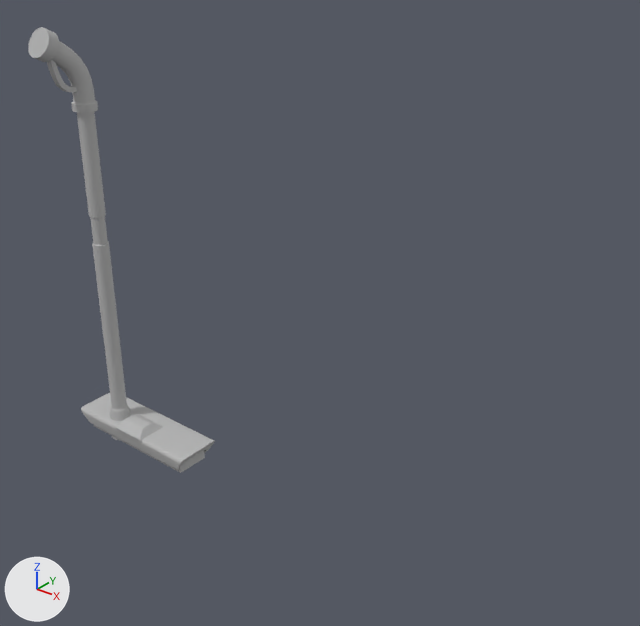
Before and after pictures for a commit that changed the FBX model Assets/Models/Hoovers/sauger_fjutre3000_v10_nozzle.fbx.
Before and after are seen from a 50 mm lens placed at (2.641, -1.386, 1.451), pointed at (1.238, 0.367, 0.363). The axes (+X, +Y, +Z) are drawn at lower left. The lights are the same throughout. Where no turn or scale is listed for an object, it has been applied to the vertices.

The first picture shows 'handle', 'nozzle'.
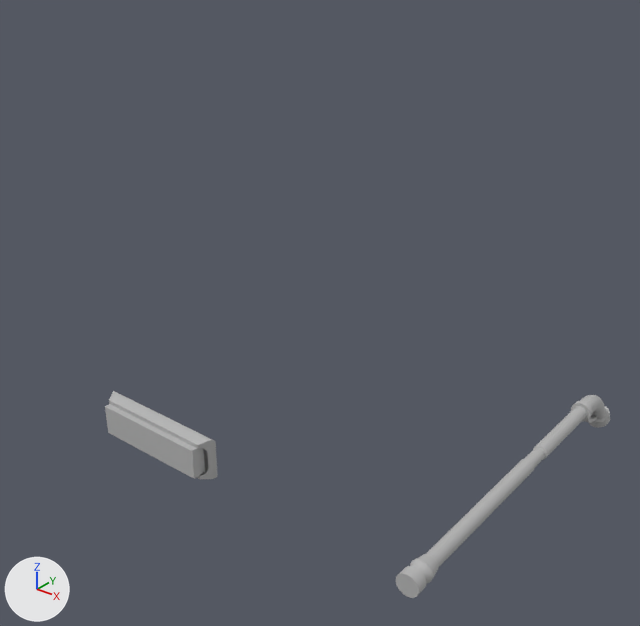
What changed in the scene script:
```text
Change me_cylinder_002:
    where me_cylinder_002.from_pydata(...)  # 457 vertices, 441 faces; spans x -0.036..0.036, y -0.124..0.032, z 0.0..1.161
    used by ob_handle; location = (0.816, -0.034, -0.009)
    me_cylinder_002 part 1: the whole mesh is multiplied about the mesh origin by the matrix ((-1.0, 0.0, 0.0), (0.0, 0.0, 1.0), (0.0, 1.0, 0.0))
Change me_cube_001:
    where me_cube_001.from_pydata(...)  # 151 vertices, 108 faces; spans x -0.216..0.216, y -0.068..0.065, z 0.001..0.083
    used by ob_nozzle; location = (0.908, -0.017, -0.005)
    me_cube_001 part 2: the whole mesh is multiplied about the mesh origin by the matrix ((-1.0, 0.0, 0.0), (0.0, 0.0, 1.0), (0.0, 1.0, 0.0))
Change ob_handle:
    ob_handle.location: (0.816, -0.034, -0.009) -> (1.816, -0.034, -0.009)
```

Boxes (x1, y1, x2, y2) around the edits, measured in the pictures (640 x 626 px):
'handle', reshaped, moved (107% wider, 51% shorter): before (28, 27, 131, 441); after (396, 395, 610, 598)
'nozzle', reshaped (16% narrower, 10% taller): before (81, 393, 215, 473); after (105, 391, 218, 479)
